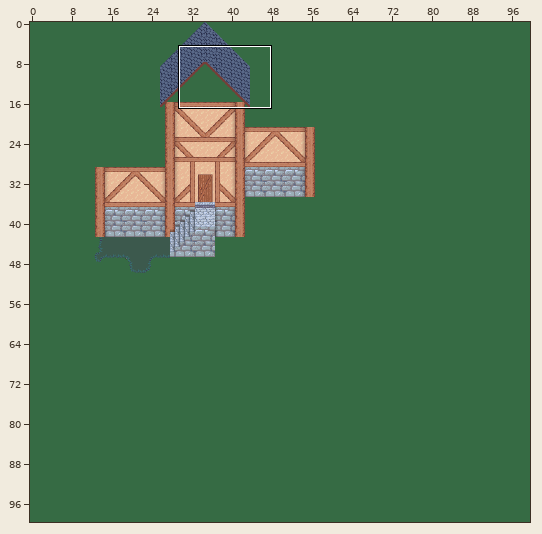
Level history. Tiled map: assets/maps/VarianTown.tmx. Above: a wide view before the commit, with the close-up outlined.
Close-up. Before the edit:
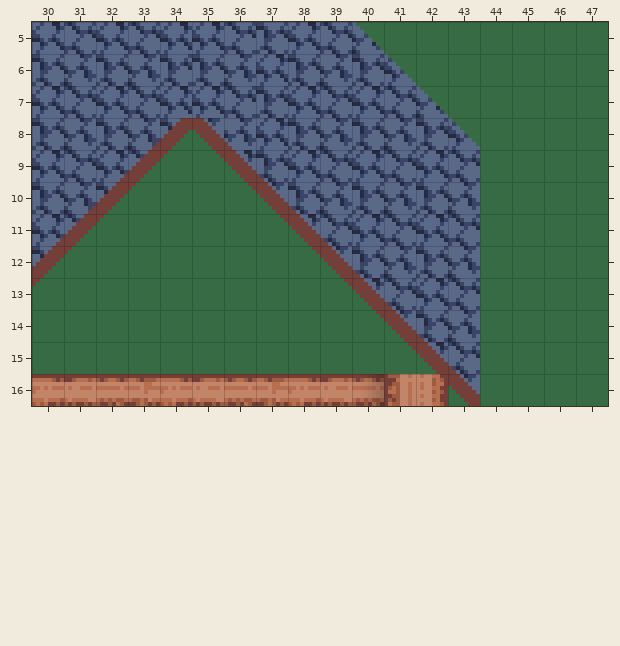
Cells are 8x8 px. Shown: x 30..47, y 5..16. The commit also changed other parts of the map, which this record leaves out.
After:
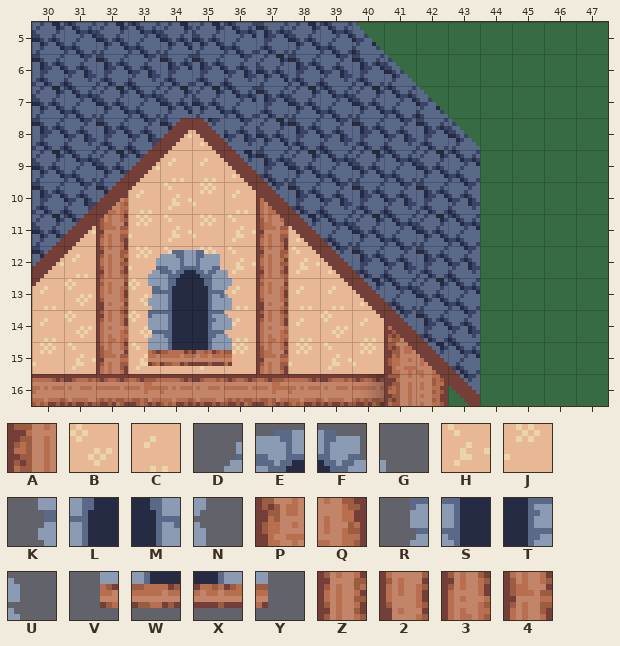
Key: from "town-tiles": A 4, B 6, C 7, D 12, E 13, F 14, G 15, H 70, J 71, K 76, L 77, M 78, N 79, P 132, Q 133, R 140, S 141, T 142, U 143, V 204, W 205, X 206, Y 207, Z 260, 2 324, 3 388, 4 452.
_ is an empty cell, . an unchanged one.
The exact change:
--- layer "BuildingWalls"
@@ x 30..42 @@
- 8 ....__.......
- 9 ...____......
-10 ...____......
-11 ._.____._....
-12 __.____.__...
-13 __._.._.___..
-14 __._.._.____.
-15 __.____._____
+ 8 ....HH.......
+ 9 ...HCCH......
+10 ...CHJC......
+11 .H.JHJH.H....
+12 HC.JHJH.HH...
+13 CB.B..C.CCH..
+14 CB.B..C.CBCA.
+15 JH.HJHJ.JHJPQ
--- layer "BuildingFront"
@@ x 32..37 @@
-10 _...._
-11 _...._
-12 _...._
-13 _...._
-14 _...._
-15 _...._
+10 3....3
+11 4....4
+12 Z....Z
+13 2....2
+14 3....3
+15 4....4
--- layer "RoofBack"
@@ x 33..36 @@
-12 ____
-13 ____
-14 ____
-15 ____
+12 DEFG
+13 KLMN
+14 RSTU
+15 VWXY
Where, in picture pixels (left, top, right, bottom), the same in both close-ups:
added: (32, 130, 436, 374)
